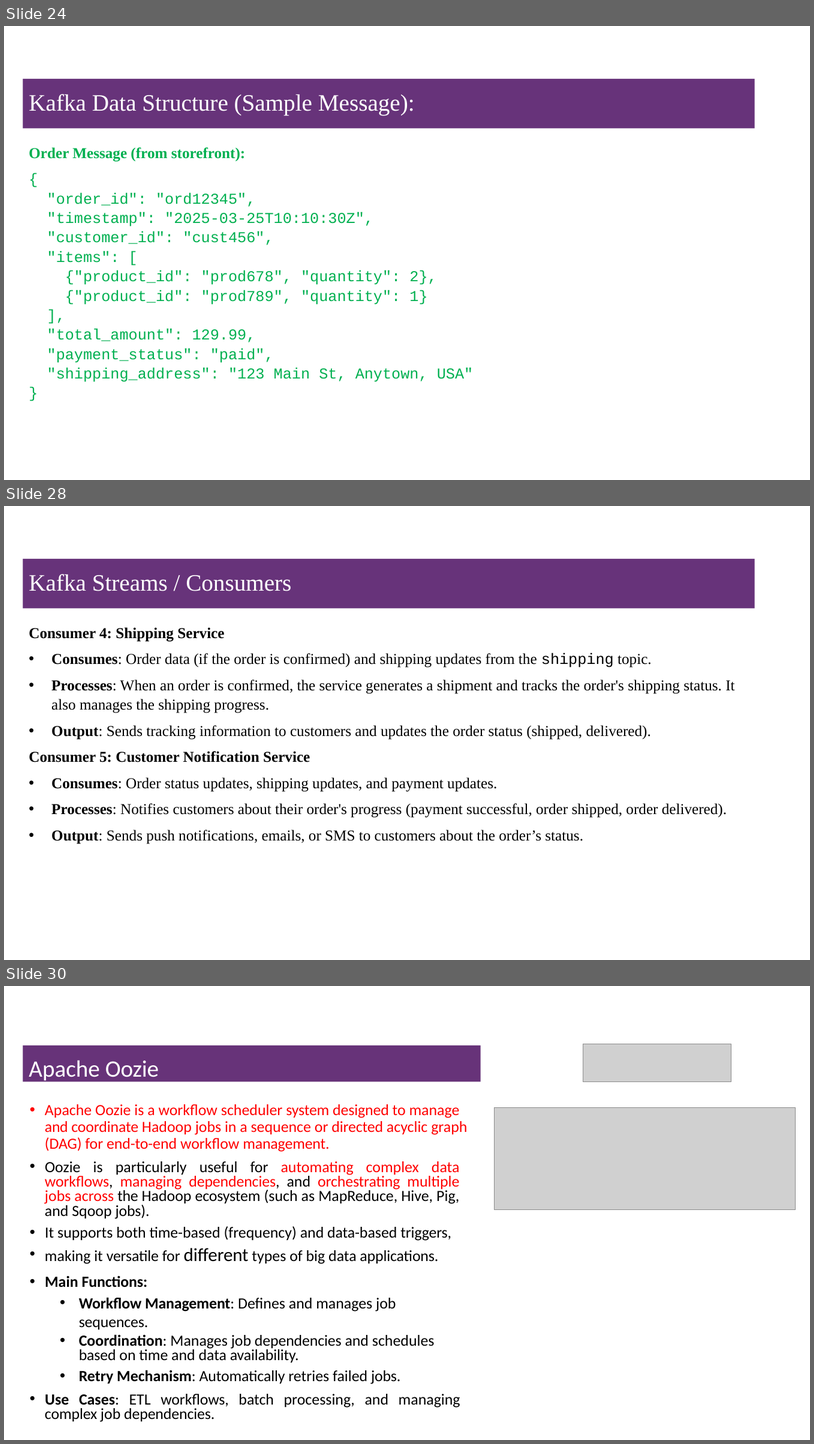
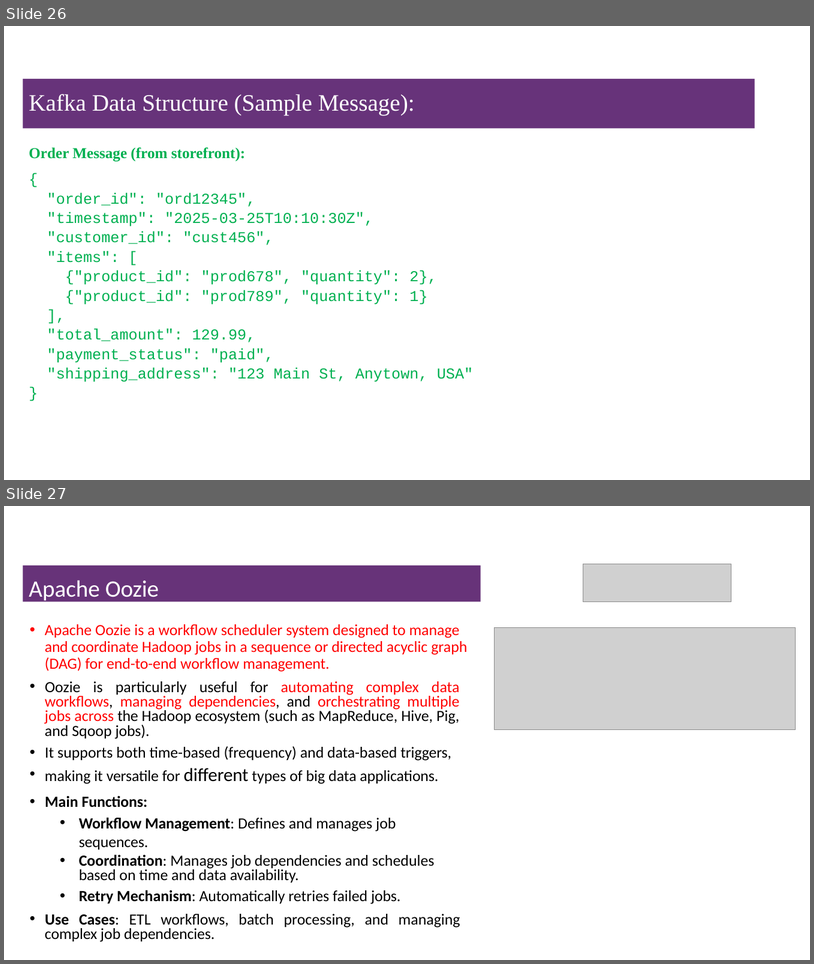
Before and after one commit to msfasha/307401-Big-Data, a slide deck: Lecture Notes/Section 2 - Introduction to Hadoop Eco System/2-Introduction to Hadoop Eco System.pptx. Shown one above the other, each under a label of ours: slides 24, 28 and 30 before the commit, slides 26 and 27 after it; the slides between them are not shown. The pictures are 814x1444 and 814x964 pixels, drawn with LibreOffice and Linux fonts; fonts in the diff are those of the drawing; grey boxes stand for pictures; background and template pictures are left out. Boxes give left, top, right and bottom in pixels: in the first picture for what was removed or moved away, otherwise in the second. Text is boxed around its words. In the diff, an @@ line names an element or a change of style, - is before the commit and + after.

Commit message:
some modifications to the kafka part

```diff
--- a/Lecture Notes/Section 2 - Introduction to Hadoop Eco System/2-Introduction to Hadoop Eco System.pptx
+++ b/Lecture Notes/Section 2 - Introduction to Hadoop Eco System/2-Introduction to Hadoop Eco System.pptx
@@ slide 28 removed at (4,506,810,960), background #FFFFFF @@
@@ title removed at (23,559,755,608) @@
-Kafka Streams / Consumers
@@ text removed at (29,627,735,844) @@
-Consumer 4: Shipping Service
-• Consumes: Order data (if the order is confirmed) and shipping updates from the shipping topic.
-• Processes: When an order is confirmed, the service generates a shipment and tracks the order's shipping status. It also manages the shipping progress.
-• Output: Sends tracking information to customers and updates the order status (shipped, delivered).
-Consumer 5: Customer Notification Service
-• Consumes: Order status updates, shipping updates, and payment updates.
-• Processes: Notifies customers about their order's progress (payment successful, order shipped, order delivered).
-• Output: Sends push notifications, emails, or SMS to customers about the order’s status.
@@ what was slide 24 is now slide 26 @@
@@ what was slide 30 is now slide 27 @@
```
Also in this commit, not shown: 3 slides changed, 2 slides added, 4 other slides removed, 1 other file.
